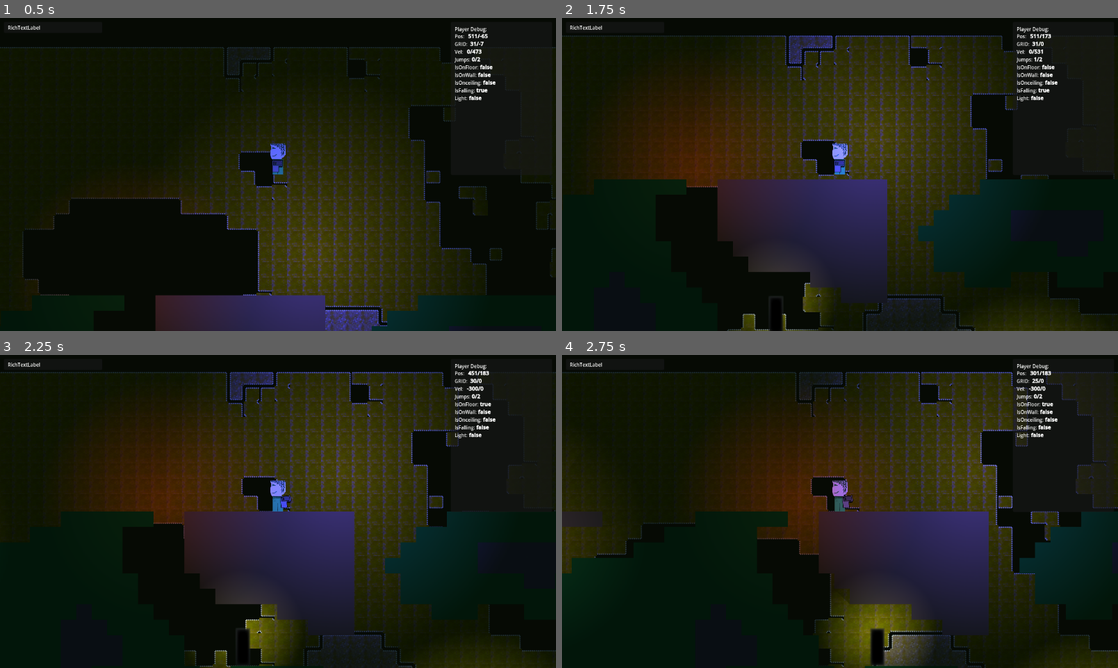
Above: before the commit, frames 1-4 (two rows, left to right).
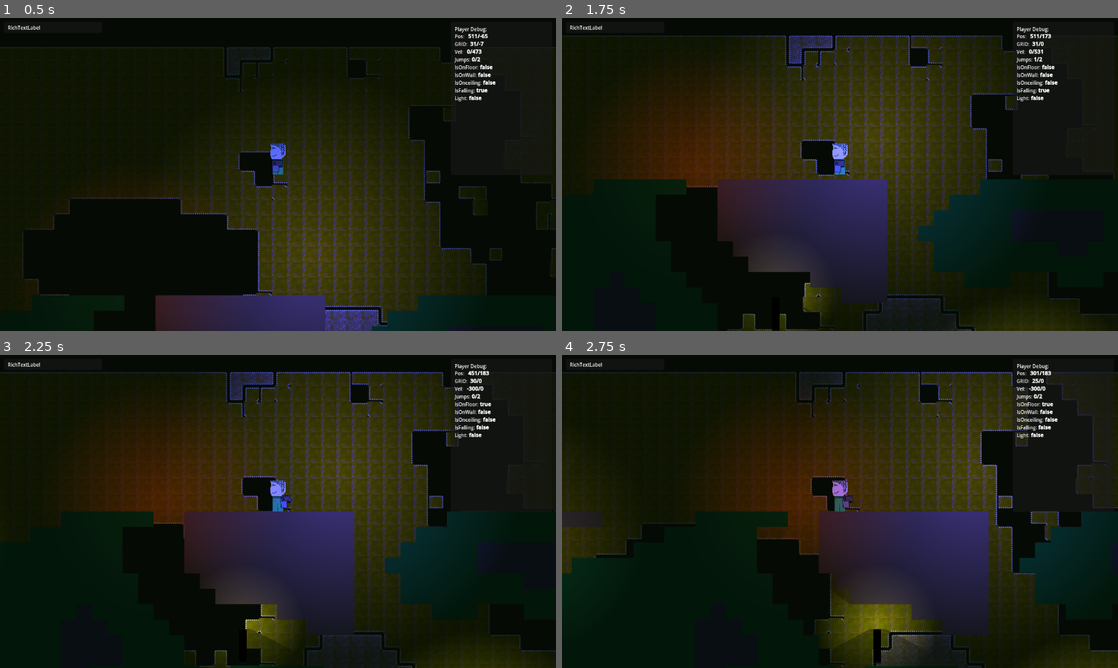
Above: after the commit, the same moments.

Repository: revooms/galant
Game: Godot game, scene res://scenes/main.tscn
Same seed, same stepped clock (60 frames per second), same inputs: the game is played once before the commit and once after it.
Inputs (mouse positions are in pixels of both pictures, inside the frame that each line leads up to):
- Up to frame 1 (0.5 s): no input
- Up to frame 2 (1.75 s): tap Enter (ui_accept) at 0.5 s; move the mouse to (812, 237) at 0.52 s; hold W (up) 0.53-1.25 s; tap Ctrl (crouch) at 0.6 s; click (812, 237) at 0.67 s; tap Space (jump) at 0.77 s; drag from (1006, 221) to (812, 237) at 1.27 s
- Up to frame 3 (2.25 s): move the mouse to (111, 464) at 2.02 s; hold A (left) from 2.03 s (still down); tap Shift (sprint) at 2.1 s
- Up to frame 4 (2.75 s): keep holding A (left)

Frame 1 is identical in both runs. In frame 2, 0.2% of the frame differs, in the area x 31-46%, y 92-100%; in frame 3, 0.4%; in frame 4, 0.8%, in the area x 48-64%, y 87-100%.

Commit message:
Update lightpole

Diff:
--- a/prefabs/props/lightpole/lightpole.tscn
+++ b/prefabs/props/lightpole/lightpole.tscn
@@ -8,6 +8,9 @@
 radius = 15.0
 height = 80.0
 
+[sub_resource type="OccluderPolygon2D" id="OccluderPolygon2D_iv1vo"]
+polygon = PackedVector2Array(-15, 0, -15, -77, 16, -77, 16, 0)
+
 [node name="Lightpole" type="RigidBody2D"]
 script = ExtResource("1_3a2og")
 
@@ -16,7 +19,7 @@
 shape = SubResource("CapsuleShape2D_iv1vo")
 
 [node name="FlickerLight" parent="." instance=ExtResource("2_iimb7")]
-position = Vector2(0, -72)
+position = Vector2(0, -85)
 intensity = 0.618
 shadowintensity = 0.47
 
@@ -31,3 +34,9 @@
 [node name="Sprite2D" type="Sprite2D" parent="."]
 position = Vector2(0, -64)
 texture = ExtResource("3_iv1vo")
+offset = Vector2(0, 24)
+region_enabled = true
+region_rect = Rect2(56, 56, 16, 72)
+
+[node name="LightOccluder2D" type="LightOccluder2D" parent="."]
+occluder = SubResource("OccluderPolygon2D_iv1vo")
Not shown: 1 places in prefabs/props/lightpole/lightpole.tscn that only renumber resources
